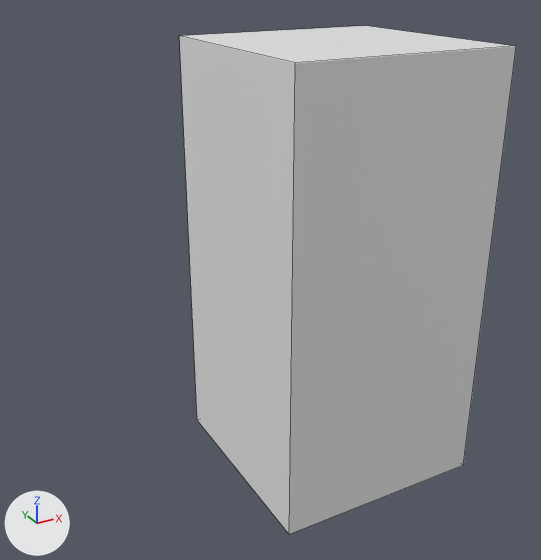
The Blender file deploy/models/zombie.blend as it was, and as the next commit left it.
One viewpoint serves both versions: a camera (50 mm lens) standing at (-3.62, -5.42, 4.68) and looking at (-0.61, 0.05, 1.95). Every picture has the same lights, and +X, +Y and +Z are marked at lower left. Mesh edges are drawn as thin lines. Materials are left out; every surface is plain grey.
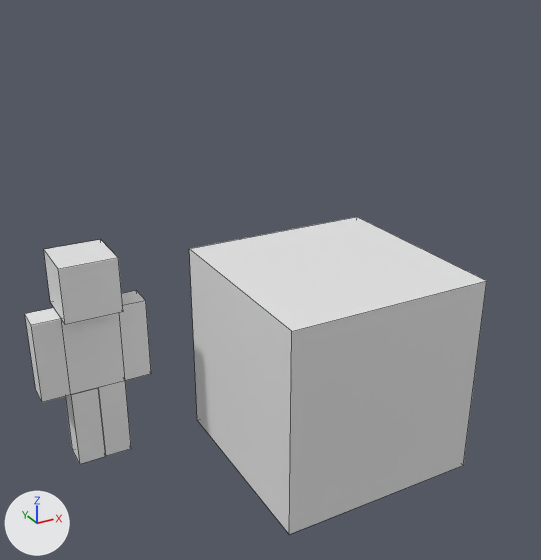
The newer file is also rescaled (x2.0), turned or shifted as a whole; pictures and numbers use the older file's frame.

The edits, one by one:
me_cube is used by ob_cube; location (0.0, 0.0, 2.0); scale (1.0, 1.0, 2.0).
me_cube had 8 vertices, 6 faces and spanned x -1.0..1.0, y -1.0..1.0, z -1.0..1.0.
me_cube now has 8 vertices, 6 faces and spans x -1.0..1.0, y -1.0..1.0, z -1.0..0.0.
Part 1, on me_cube:
4 vertices are removed from x -1.0..1.0, y -1.0..1.0, z 1.0.
5 faces are deleted.
4 vertices are added at (-1.0, -1.0, 0.0), (-1.0, 1.0, 0.0), (1.0, 1.0, 0.0), (1.0, -1.0, 0.0).
5 new faces join them.
Mesh me_cube_194 is new.
It is a box spanning x -0.52..0.48, y -0.5..0.5, z -3.0..0.0.
Mesh me_cube_197 is new.
It is a box spanning x -0.52..0.48, y -0.5..0.5, z -3.0..0.0.
Mesh me_cube_198 is new.
It is a box spanning x -0.52..0.48, y -0.5..0.5, z -2.49..0.5.
Mesh me_cube_199 is new.
It is a box spanning x -1.02..0.98, y -0.99..1.0, z 0.01..2.01.
Mesh me_cube_200 is new.
It is a box spanning x -0.51..0.49, y -0.5..0.5, z -2.49..0.5.
Mesh me_cube_190 is new.
It is a box spanning x -1.0..1.0, y -0.5..0.5, z -1.5..1.5.
Object 'Cube.182' (ob_cube_182) is new; it shows me_cube_194.
Its location is (-2.183, 1.062, 0.763).
Its scale is (0.273, 0.273, 0.273).
Object 'Cube.185' (ob_cube_185) is new; it shows me_cube_197.
Its location is (-1.91, 1.062, 0.763).
Its scale is (0.273, 0.273, 0.273).
Object 'Cube.186' (ob_cube_186) is new; it shows me_cube_198.
Its location is (-2.455, 1.062, 1.444).
Its scale is (0.273, 0.273, 0.273).
Object 'Cube.187' (ob_cube_187) is new; it shows me_cube_199.
Its location is (-2.047, 1.062, 1.58).
Its scale is (0.273, 0.273, 0.273).
Object 'Cube.188' (ob_cube_188) is new; it shows me_cube_200.
Its location is (-1.638, 1.062, 1.444).
Its scale is (0.273, 0.273, 0.273).
Object 'Cube.178' (ob_cube_178) is new; it shows me_cube_190.
Its location is (-2.051, 1.063, 1.172).
Its scale is (0.273, 0.273, 0.273).

Pixel boxes [x1, y1, x2, y2] of what changed, in the pictures (541 x 560 px):
'Cube', reshaped (12% narrower, 38% shorter): before [179, 26, 516, 534]; after [189, 217, 487, 534]
'Cube.187', added: after [44, 239, 123, 325]
'Cube.178', added: after [54, 308, 125, 395]
'Cube.186', added: after [25, 308, 71, 402]
'Cube.182', added: after [65, 388, 106, 464]
'Cube.188', added: after [119, 291, 151, 380]
'Cube.185', added: after [98, 381, 131, 456]
